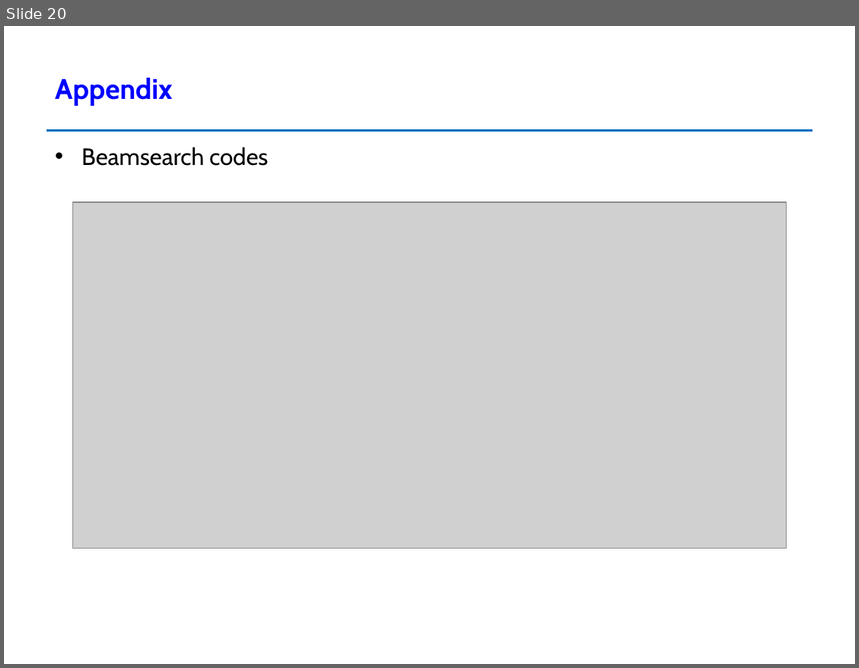
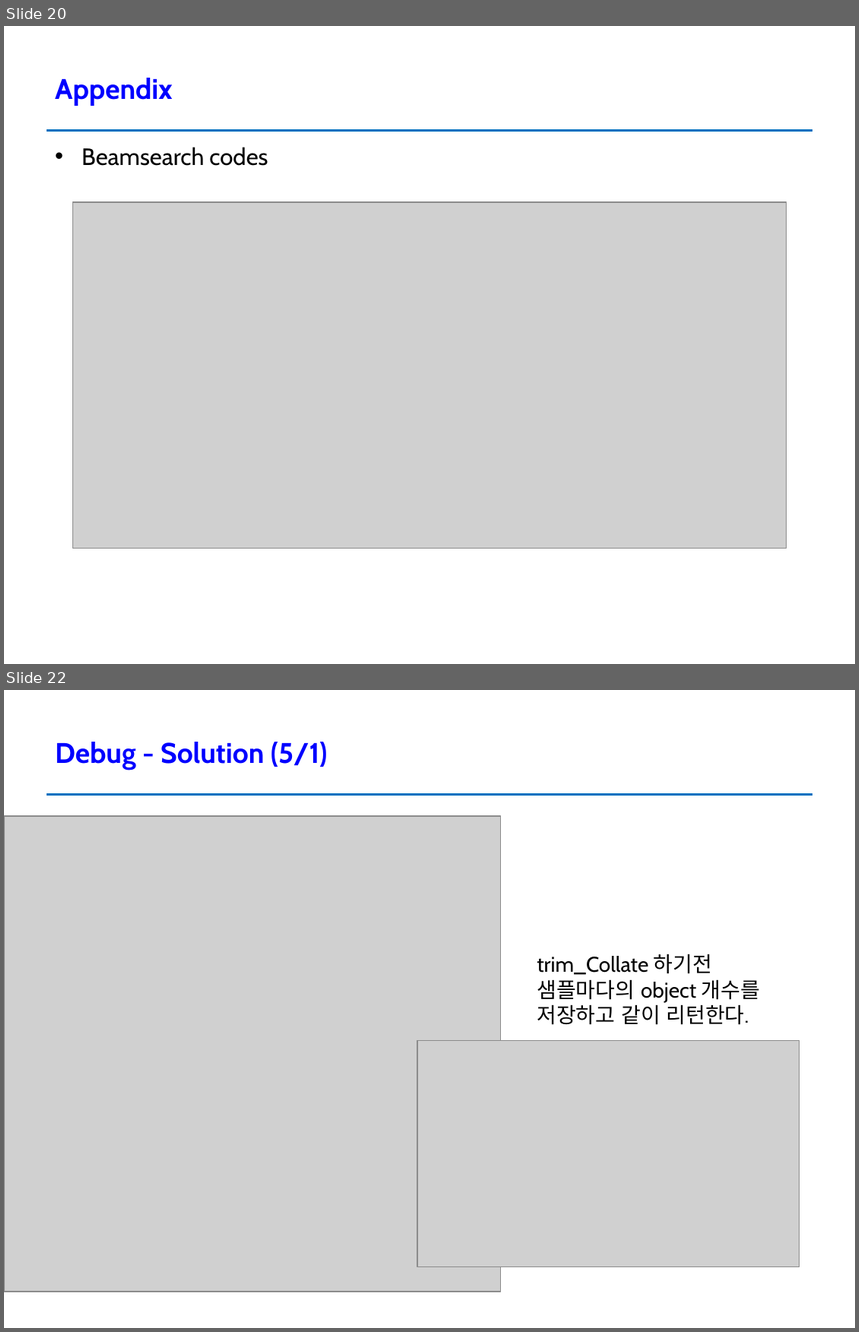
Before and after one commit to 1andgive/gozii, a slide deck: Logs_N_Lab Meeting_04_25_2019.pptx. Shown one above the other, each under a label of ours: slide 20 before the commit, slides 20 and 22 after it; the slides between them are not shown. The pictures are 859x668 and 859x1332 pixels, drawn with LibreOffice and Linux fonts; fonts in the diff are those of the drawing; grey boxes stand for pictures; background and template pictures are left out. Boxes give left, top, right and bottom in pixels: in the first picture for what was removed or moved away, otherwise in the second. Text is boxed around its words. In the diff, an @@ line names an element or a change of style, - is before the commit and + after.

Commit message:
num_objs debugged for XAI related scripts

```diff
--- a/Logs_N_Lab Meeting_04_25_2019.pptx
+++ b/Logs_N_Lab Meeting_04_25_2019.pptx
@@ slide 22 added at bbox=[4, 690, 855, 1328], background #FFFFFF; not listed: 1 template element that a slide beside it also shows @@
@@ title added at bbox=[55, 742, 328, 769], 24 pt, text #0000FF, bold @@
+Debug - Solution (5/1)
@@ picture added at bbox=[4, 816, 501, 1292] @@
@@ text added at bbox=[537, 954, 760, 1025], 18 pt, text #000000 @@
+trim_Collate 하기전 샘플마다의 object 개수를 저장하고 같이 리턴한다.
@@ picture added at bbox=[417, 1040, 800, 1268] @@
```
Also in this commit, not shown: 1 slide changed, 1 other slide added, 14 other files.
